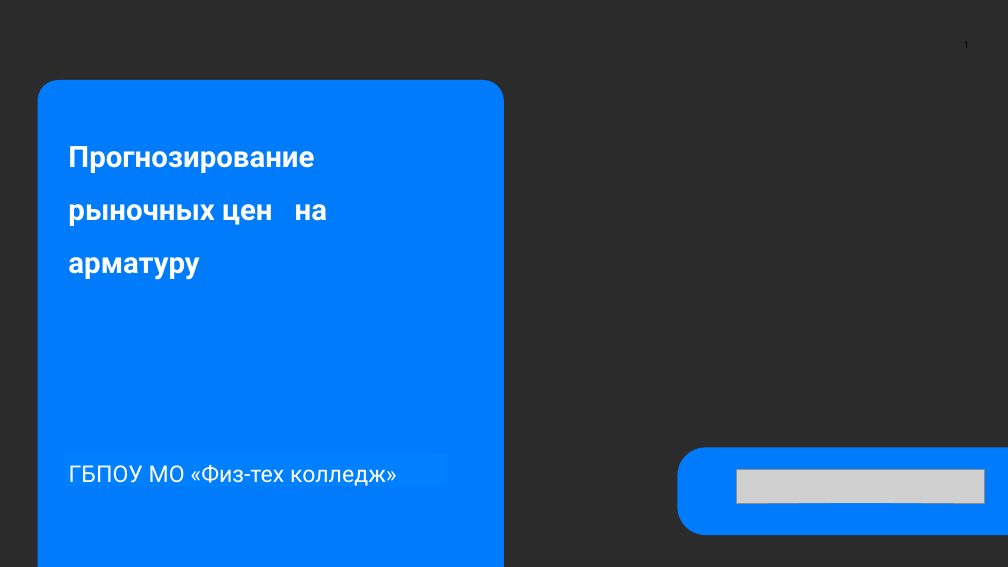
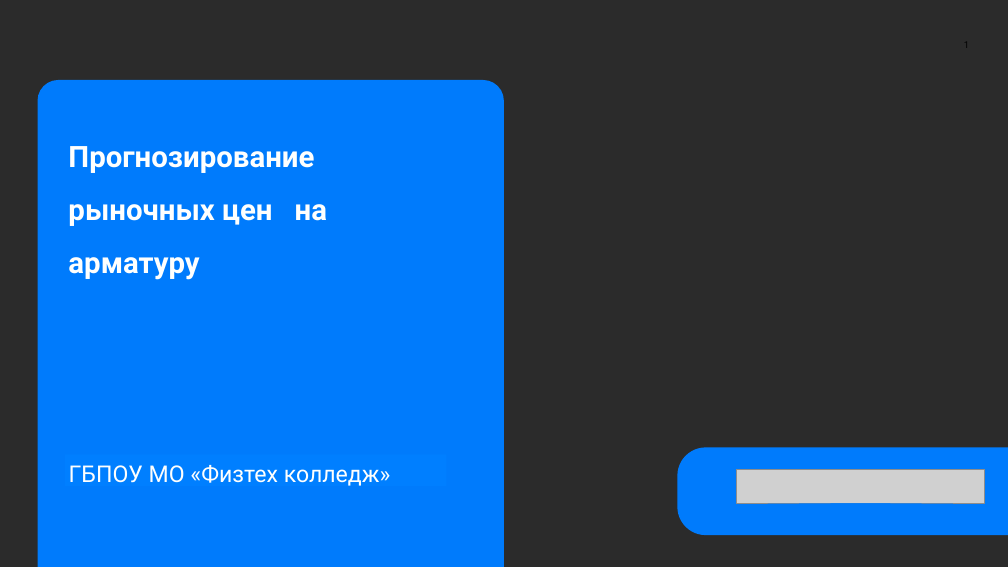
Before and after one commit to Dedushka-Lenin/Intensive_3, a slide deck: slide 1 of интенсив3.pptx. Drawn at 1008x567 pixels with LibreOffice and Linux fonts; fonts in the diff are those of the drawing; grey boxes stand for pictures; background and template pictures are left out; a plain dark background stands for a picture behind light text. Boxes give left, top, right and bottom in pixels: in the first picture for what was removed or moved away, otherwise in the second. Text is boxed around its words. In the diff, an @@ line names an element or a change of style, - is before the commit and + after.

Commit message:
app_26.03.2025(11:27)

```diff
--- a/интенсив3.pptx
+++ b/интенсив3.pptx
@@ text at <box>69,465,391,486</box>: text changed @@
-ГБПОУ МО «Физ-тех колледж»
+ГБПОУ МО «Физтех колледж»
```
Also in this commit, not shown: 3 other slides changed, 1 slide added.
